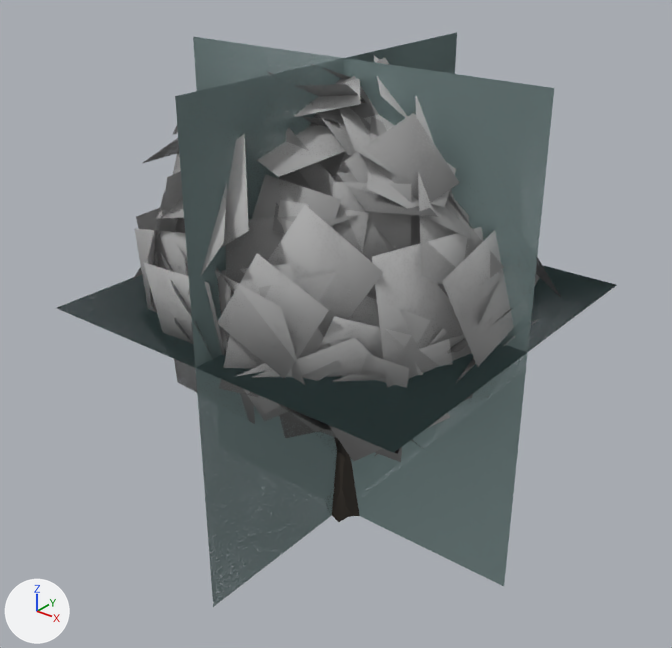
A saved change to the glTF model data/models/board/vegetation/tree-forked-snow.glb.
Rendered twice from a 50 mm lens placed at (32.1, -40.8, 39.1), pointed at (-0.8, 0.3, 13.6). The lights are fixed; the arrows at lower left show +X, +Y and +Z. The first picture is the older version. Where no turn or scale is listed for an object, it has been applied to the vertices. Vertices at exactly the same position are counted once.

In view in the first picture: 'tree-forked-snow-lod0.001', 'tree-forked-snow-lod1.001', 'tree-forked-snow-lod2.001', 'tree-forked-snow-lod3.001'.
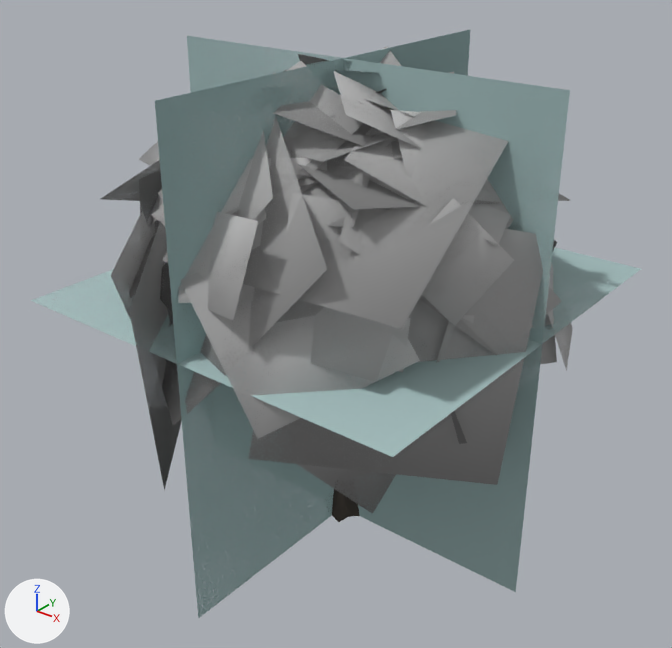
The change, as a list of edits to the scene's bpy script:
```text
Change me_tree_forked_snow_lod0:
    remove me_tree_forked_snow_lod0.from_pydata(...)  # 931 vertices, 620 faces; spans x -11.8..12.5, y -12.3..11.6, z 0.0..30.0
    add me_tree_forked_snow_lod0.from_pydata(...)  # 931 vertices, 620 faces; spans x -12.3..13.3, y -13.5..13.2, z 0.0..30.0
    me_tree_forked_snow_lod0 part 1: 760 of 931 vertices moved; they spanned x -11.8..12.5, y -12.3..11.6, z 9.3..30.0 and now span x -12.3..13.3, y -13.5..13.2, z 8.3..30.0; mean shift (-0.6, 0.9, 1.0); largest move (-9.6, -8.2, 17.1) -> (11.1, 3.4, 25.4)
    me_tree_forked_snow_lod0 part 2: 91 faces centred in x -10.9..10.2, y -11.1..10.4, z 11.2..28.4 are repainted in the vertex colours; the middle colour goes from light grey #d4d4d4 to light grey #d0d0d0
    me_tree_forked_snow_lod0 part 3: 66 faces centred in x -8.2..9.3, y -8.7..8.7, z 11.2..26.8 are repainted in the vertex colours; the middle colour goes from grey #b4b4b4 to light grey #cfcfcf
    me_tree_forked_snow_lod0 part 4: 69 faces centred in x -9.6..10.9, y -10.7..9.1, z 11.5..28.4 are repainted in the vertex colours; the middle colour goes from light grey #d6d6d6 to grey #aeaeae
    me_tree_forked_snow_lod0 part 5: 58 faces centred in x -7.6..9.2, y -9.2..8.3, z 11.1..25.8 are repainted in the vertex colours; the middle colour goes from grey #adadad to grey #b1b1b1
    me_tree_forked_snow_lod0 part 6: 60 faces centred in x -10.6..11.0, y -10.3..9.2, z 11.5..27.2 are repainted in the vertex colours; the middle colour goes from light grey #d5d5d5 to white #ececec
    me_tree_forked_snow_lod0 part 7: 36 faces centred in x -7.7..9.0, y -6.6..6.3, z 11.6..27.1 are repainted in the vertex colours; the middle colour goes from grey #aaaaaa to white #efefef
Change me_tree_forked_snow_lod1:
    remove me_tree_forked_snow_lod1.from_pydata(...)  # 274 vertices, 164 faces; spans x -11.9..11.1, y -11.6..10.7, z 0.0..30.0
    add me_tree_forked_snow_lod1.from_pydata(...)  # 274 vertices, 164 faces; spans x -13.5..14.0, y -14.3..13.9, z 0.0..30.0
    me_tree_forked_snow_lod1 part 8: 240 of 274 vertices moved; they spanned x -11.9..11.1, y -11.6..10.7, z 7.6..30.0 and now span x -13.5..14.0, y -14.3..13.9, z 6.4..30.0; mean shift (-0.6, -0.2, 2.7); largest move (-5.0, 0.0, 26.1) -> (7.0, -6.1, 6.5)
    other edits to the shape of me_tree_forked_snow_lod1 do not show in these pictures
Change me_tree_forked_snow_lod2:
    remove me_tree_forked_snow_lod2.from_pydata(...)  # 89 vertices, 54 faces; spans x -14.8..11.0, y -11.1..11.9, z 0.0..30.0
    add me_tree_forked_snow_lod2.from_pydata(...)  # 89 vertices, 54 faces; spans x -13.6..13.4, y -15.7..18.5, z 0.0..30.0
    me_tree_forked_snow_lod2 part 9: 68 of 89 vertices moved; they spanned x -14.8..11.0, y -11.1..11.9, z 7.4..30.0 and now span x -13.6..13.4, y -15.7..18.5, z 4.9..30.0; mean shift (0.7, -0.1, -0.1); largest move (1.7, -11.1, 20.6) -> (-0.3, 18.5, 13.4)
    me_tree_forked_snow_lod2 part 10: 5 faces centred in x -10.4..6.2, y -8.2..-1.1, z 12.9..25.7 are repainted in the vertex colours; the middle colour goes from light grey #d1d1d1 to light grey #cbcbcb
    me_tree_forked_snow_lod2 part 11: 7 faces centred in x -9.8..9.8, y -2.7..9.1, z 11.3..24.6 are repainted in the vertex colours; the middle colour goes from light grey #dbdbdb to grey #a3a3a3
    me_tree_forked_snow_lod2 part 12: 8 faces centred in x -9.2..8.6, y -5.0..9.5, z 16.6..24.2 are repainted in the vertex colours; the middle colour goes from white #f2f2f2 to light grey #cecece
    me_tree_forked_snow_lod2 part 13: 6 faces centred in x -6.3..1.2, y -9.6..-3.1, z 12.9..24.8 are repainted in the vertex colours; the middle colour goes from grey #bcbcbc to light grey #c6c6c6
    me_tree_forked_snow_lod2 part 14: 4 faces centred in x -4.9..4.8, y -4.9..1.2, z 19.9..23.9 are repainted in the vertex colours; the middle colour goes from grey #b8b8b8 to grey #b3b3b3
    me_tree_forked_snow_lod2 part 15: 4 faces centred in x -2.0..7.3, y 2.5..6.4, z 15.7..25.9 are repainted in the vertex colours; the middle colour goes from light grey #cecece to white #f2f2f2
Change me_tree_forked_snow_lod3:
    remove me_tree_forked_snow_lod3.from_pydata(...)  # 12 vertices, 6 faces; spans x -11.8..12.5, y -12.3..11.6, z 0.0..30.0
    add me_tree_forked_snow_lod3.from_pydata(...)  # 12 vertices, 6 faces; spans x -12.3..13.3, y -13.5..13.2, z 0.0..30.0
    me_tree_forked_snow_lod3 part 16: 12 of 12 vertices moved; they spanned x -11.8..12.5, y -12.3..11.6, z 0.0..30.0 and now span x -12.3..13.3, y -13.5..13.2, z 0.0..30.0; mean shift (0.1, 0.1, 0.2)
```

Changed parts and their boxes [x1, y1, x2, y2] in the pictures (672 x 648 px; the box of a moved part takes in the faces that stretch with it):
'tree-forked-snow-lod3.001', reshaped (9% wider): before [57, 33, 616, 607]; after [31, 30, 641, 618]
'tree-forked-snow-lod2.001', reshaped (18% wider): before [157, 57, 529, 516]; after [130, 54, 570, 516]
'tree-forked-snow-lod0.001', reshaped (7% wider): before [133, 54, 561, 522]; after [101, 59, 557, 522]
'tree-forked-snow-lod1.001', reshaped (16% wider): before [169, 64, 524, 517]; after [160, 47, 573, 517]
part 1 of me_tree_forked_snow_lod0, moved or reshaped: before [133, 54, 561, 430]; after [101, 59, 557, 439]
part 2 of me_tree_forked_snow_lod0, recoloured: before [134, 54, 524, 429]; after [136, 69, 421, 439]
part 3 of me_tree_forked_snow_lod0, recoloured: before [227, 95, 540, 337]; after [101, 87, 557, 434]
part 4 of me_tree_forked_snow_lod0, recoloured: before [151, 77, 561, 430]; after [274, 99, 394, 148]
part 5 of me_tree_forked_snow_lod0, recoloured: before [259, 112, 506, 294]
part 6 of me_tree_forked_snow_lod0, recoloured: before [133, 107, 530, 421]; after [139, 59, 557, 391]
part 7 of me_tree_forked_snow_lod0, recoloured: before [267, 71, 454, 351]; after [111, 86, 551, 436]
part 8 of me_tree_forked_snow_lod1, moved or reshaped: before [169, 64, 524, 462]; after [160, 47, 573, 514]
part 9 of me_tree_forked_snow_lod2, moved or reshaped: before [157, 57, 529, 462]; after [130, 54, 570, 490]
part 10 of me_tree_forked_snow_lod2, recoloured: before [157, 103, 409, 462]; after [298, 54, 570, 200]
part 11 of me_tree_forked_snow_lod2, recoloured: before [408, 96, 529, 379]; after [139, 178, 467, 449]
part 12 of me_tree_forked_snow_lod2, recoloured: before [169, 104, 519, 388]; after [142, 105, 549, 485]
part 13 of me_tree_forked_snow_lod2, recoloured: before [171, 58, 384, 415]; after [179, 89, 386, 162]
part 14 of me_tree_forked_snow_lod2, recoloured: before [208, 57, 480, 287]; after [174, 150, 570, 209]
part 15 of me_tree_forked_snow_lod2, recoloured: after [130, 121, 508, 490]
